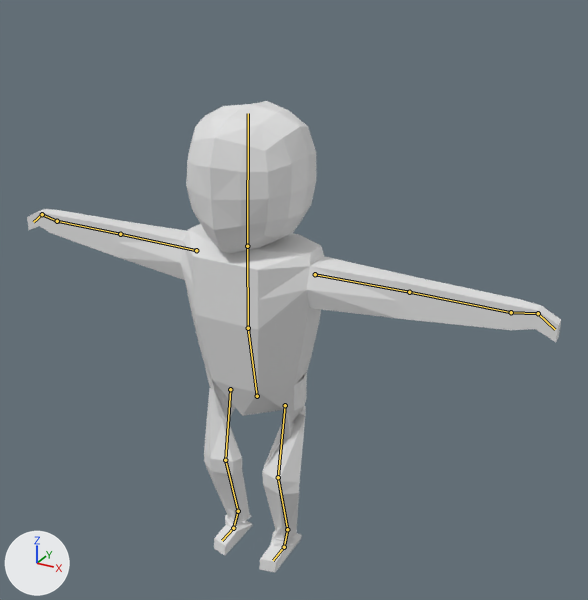
The Blender file Assets/Dummy.blend, before and after one commit.
Both versions are drawn from a 50 mm lens placed at (6.13, -9.9, 9.86), pointed at (0.48, 0.37, 4.72). The axes (+X, +Y, +Z) are drawn at lower left. The lights are the same throughout. The bones that bend it are drawn over the model as lines.
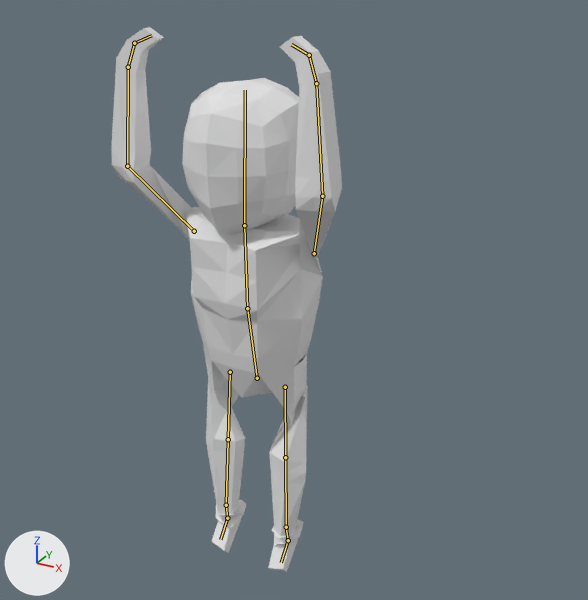
The newer file adds an action. The first version stands in its rest pose; the second is drawn at frame 21 of the action 'Jump_Final'.

What differs and where, as boxes [x1, y1, x2, y2] in the pictures (588 x 600 px):
'Cube.000', posed (57% narrower, 16% taller): before [27, 101, 561, 572]; after [111, 27, 342, 572]
bone 'LowerTorse', root to tip: before (257, 396) to (248, 328); after (257, 378) to (247, 308)
bone 'UpperTorso', root to tip: before (248, 328) to (247, 246); after (247, 308) to (244, 225)
bone 'LeftUpperArm', root to tip: before (315, 274) to (409, 292); after (314, 253) to (322, 196)
bone 'LeftLowerArm', root to tip: before (409, 292) to (511, 312); after (322, 196) to (316, 83)
bone 'LeftWrist', root to tip: before (511, 312) to (538, 313); after (316, 83) to (309, 55)
bone 'Head', root to tip: before (247, 246) to (248, 113); after (244, 225) to (245, 90)
bone 'RightUpperArm', root to tip: before (196, 250) to (120, 234); after (194, 231) to (127, 166)
bone 'RightLowerArm', root to tip: before (120, 234) to (57, 221); after (127, 166) to (128, 67)
bone 'RightWrist', root to tip: before (57, 221) to (42, 214); after (128, 67) to (134, 43)

Diff of the bpy script that builds the scene:
```diff
--- a/Assets/Dummy.blend.py
+++ b/Assets/Dummy.blend.py
@@ bone_lowertorse @@
 bone_lowertorse = bpy.data.objects['Armature'].pose.bones['LowerTorse']  # child of 'Root'
-bone_lowertorse.location = (0.0, 0.0, 0.0)
+bone_lowertorse.location = (0.0, 0.33, 0.06)
@@ bone_uppertorso @@
 bone_uppertorso = bpy.data.objects['Armature'].pose.bones['UpperTorso']  # child of 'LowerTorse'
-bone_uppertorso.rotation_quaternion = (1.0, 0.0, 0.0, 0.0)  # degrees (0, 0, 0)
+bone_uppertorso.rotation_quaternion = (1.0, 0.023, 0.0, 0.0)  # degrees (3, 0, 0)
@@ bone_leftupperarm @@
 bone_leftupperarm = bpy.data.objects['Armature'].pose.bones['LeftUpperArm']  # child of 'UpperTorso'
-bone_leftupperarm.rotation_quaternion = (1.0, 0.0, 0.0, 0.0)  # degrees (0, 0, 0)
+bone_leftupperarm.rotation_quaternion = (0.382, -0.049, -0.742, -0.549)  # degrees (-82, -142, 26)
@@ bone_leftlowerarm @@
 bone_leftlowerarm = bpy.data.objects['Armature'].pose.bones['LeftLowerArm']  # child of 'LeftUpperArm'
-bone_leftlowerarm.rotation_quaternion = (1.0, 0.0, 0.0, 0.0)  # degrees (0, 0, 0)
+bone_leftlowerarm.rotation_quaternion = (0.904, -0.128, -0.178, -0.366)  # degrees (-6, -25, -43)
@@ bone_leftwrist @@
 bone_leftwrist = bpy.data.objects['Armature'].pose.bones['LeftWrist']  # child of 'LeftLowerArm'
-bone_leftwrist.rotation_quaternion = (1.0, 0.0, 0.0, 0.0)  # degrees (0, 0, 0)
+bone_leftwrist.rotation_quaternion = (0.966, -0.232, -0.115, -0.005)  # degrees (-27, -13, 3)
@@ bone_head @@
 bone_head = bpy.data.objects['Armature'].pose.bones['Head']  # child of 'UpperTorso'
-bone_head.rotation_quaternion = (1.0, 0.0, 0.0, 0.0)  # degrees (0, 0, 0)
+bone_head.rotation_quaternion = (1.0, -0.022, 0.0, 0.0)  # degrees (-3, 0, 0)
@@ bone_rightupperarm @@
 bone_rightupperarm = bpy.data.objects['Armature'].pose.bones['RightUpperArm']  # child of 'UpperTorso'
-bone_rightupperarm.rotation_quaternion = (1.0, 0.0, 0.0, 0.0)  # degrees (0, 0, 0)
+bone_rightupperarm.rotation_quaternion = (0.382, -0.049, 0.742, 0.549)  # degrees (-82, 142, -26)
@@ bone_rightlowerarm @@
 bone_rightlowerarm = bpy.data.objects['Armature'].pose.bones['RightLowerArm']  # child of 'RightUpperArm'
-bone_rightlowerarm.rotation_quaternion = (1.0, 0.0, 0.0, 0.0)  # degrees (0, 0, 0)
+bone_rightlowerarm.rotation_quaternion = (0.904, -0.128, 0.178, 0.366)  # degrees (-6, 25, 43)
@@ bone_rightwrist @@
 bone_rightwrist = bpy.data.objects['Armature'].pose.bones['RightWrist']  # child of 'RightLowerArm'
-bone_rightwrist.rotation_quaternion = (1.0, 0.0, 0.0, 0.0)  # degrees (0, 0, 0)
+bone_rightwrist.rotation_quaternion = (0.966, -0.232, 0.115, 0.005)  # degrees (-27, 13, -3)
@@ bone_leg_control_l @@
 bone_leg_control_l = bpy.data.objects['Armature'].pose.bones['Leg_control.L']  # child of 'Root'
-bone_leg_control_l.location = (0.0, 0.0, 0.0)
-bone_leg_control_l.rotation_quaternion = (1.0, 0.0, 0.0, 0.0)  # degrees (0, 0, 0)
+bone_leg_control_l.location = (-0.14, 0.0, 0.0)
+bone_leg_control_l.rotation_quaternion = (0.906, -0.423, -0.006, 0.0)  # degrees (-50, -1, 0)
@@ bone_leg_control_r @@
 bone_leg_control_r = bpy.data.objects['Armature'].pose.bones['Leg_control.R']  # child of 'Root'
-bone_leg_control_r.location = (0.0, 0.0, 0.0)
-bone_leg_control_r.rotation_quaternion = (1.0, 0.0, 0.0, 0.0)  # degrees (0, 0, 0)
+bone_leg_control_r.location = (0.09, 0.0, 0.0)
+bone_leg_control_r.rotation_quaternion = (0.906, -0.423, 0.006, 0.0)  # degrees (-50, 1, 0)
```
